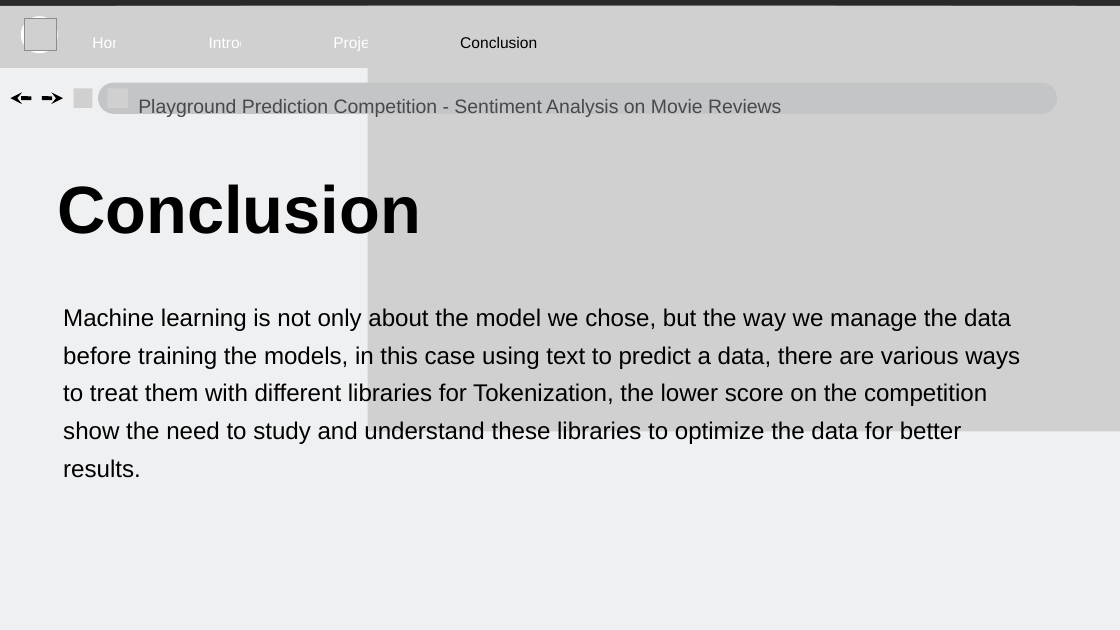
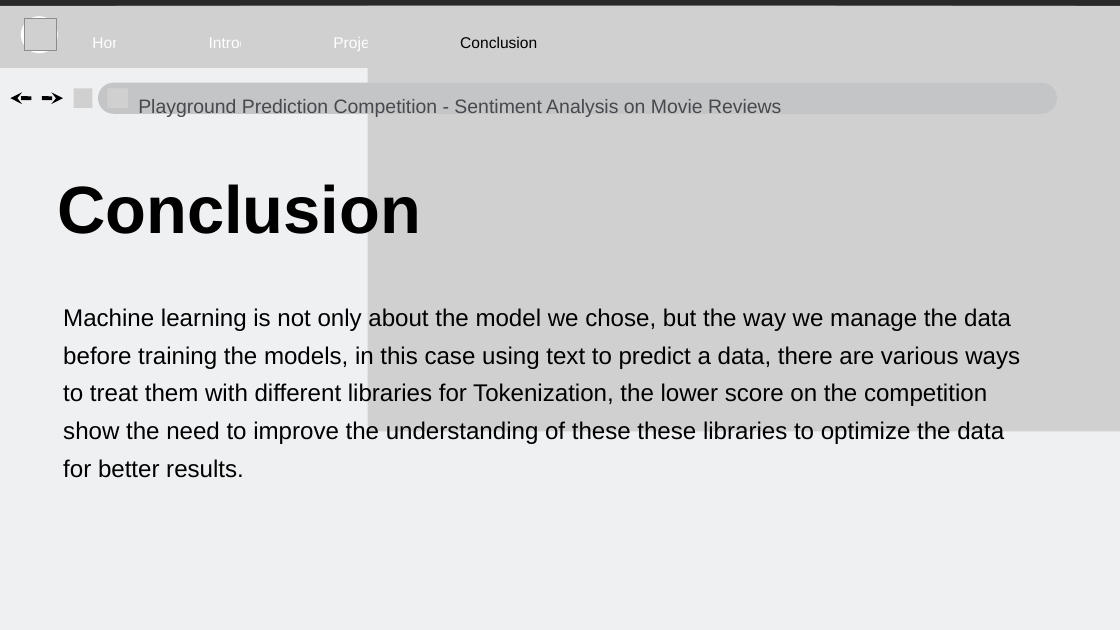
Before and after one commit to ShaQ90/final_project, a slide deck: slide 12 of slides/Final_project_presentation.odp. Drawn at 1120x630 pixels with LibreOffice and Linux fonts; fonts in the diff are those of the drawing; grey boxes stand for pictures; background and template pictures are left out. Boxes give left, top, right and bottom in pixels: in the first picture for what was removed or moved away, otherwise in the second. Text is boxed around its words. In the diff, an @@ line names an element or a change of style, - is before the commit and + after.

Commit message:
Updated Presentation

```diff
--- a/slides/Final_project_presentation.odp
+++ b/slides/Final_project_presentation.odp
@@ text at [63, 308, 1020, 478]: text changed @@
-Machine learning is not only about the model we chose, but the way we manage the data before training the models, in this case using text to predict a data, there are various ways to treat them with different libraries for Tokenization, the lower score on the competition show the need to study and understand these libraries to optimize the data for better results.
+Machine learning is not only about the model we chose, but the way we manage the data before training the models, in this case using text to predict a data, there are various ways to treat them with different libraries for Tokenization, the lower score on the competition show the need to improve the understanding of these these libraries to optimize the data for better results.
```
Also in this commit, not shown: 6 other slides changed, 1 other file.
